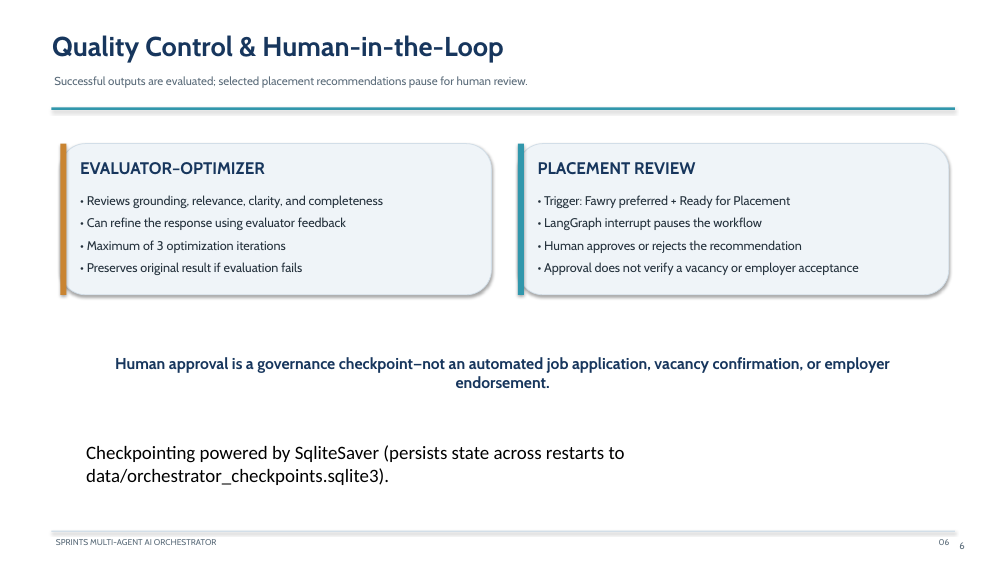
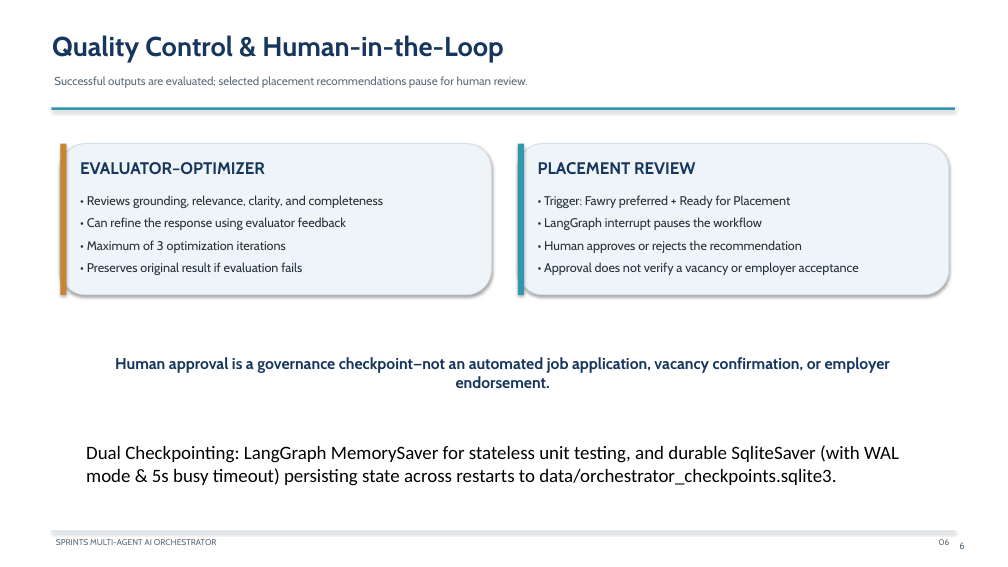
Before and after one commit to PhantomMW/sprints-ai-orchestrator, a slide deck: slide 6 of docs/SPRINTS_AI_ORCHESTRATOR_PRESENTATION.pptx. Drawn at 1008x567 pixels with LibreOffice and Linux fonts; fonts in the diff are those of the drawing. Boxes give left, top, right and bottom in pixels: in the first picture for what was removed or moved away, otherwise in the second. Text is boxed around its words. In the diff, an @@ line names an element or a change of style, - is before the commit and + after.

Commit message:
Harden test runner isolation, assessor fail-closed, aggregation privacy, durable HITL, and sync documentation

```diff
--- a/docs/SPRINTS_AI_ORCHESTRATOR_PRESENTATION.pptx
+++ b/docs/SPRINTS_AI_ORCHESTRATOR_PRESENTATION.pptx
@@ text at [86,445,899,486]: text changed @@
-Checkpointing powered by SqliteSaver (persists state across restarts to data/orchestrator_checkpoints.sqlite3).
+Dual Checkpointing: LangGraph MemorySaver for stateless unit testing, and durable SqliteSaver (with WAL mode & 5s busy timeout) persisting state across restarts to data/orchestrator_checkpoints.sqlite3.
```
Also in this commit, not shown: 2 other slides changed, 13 other files.
